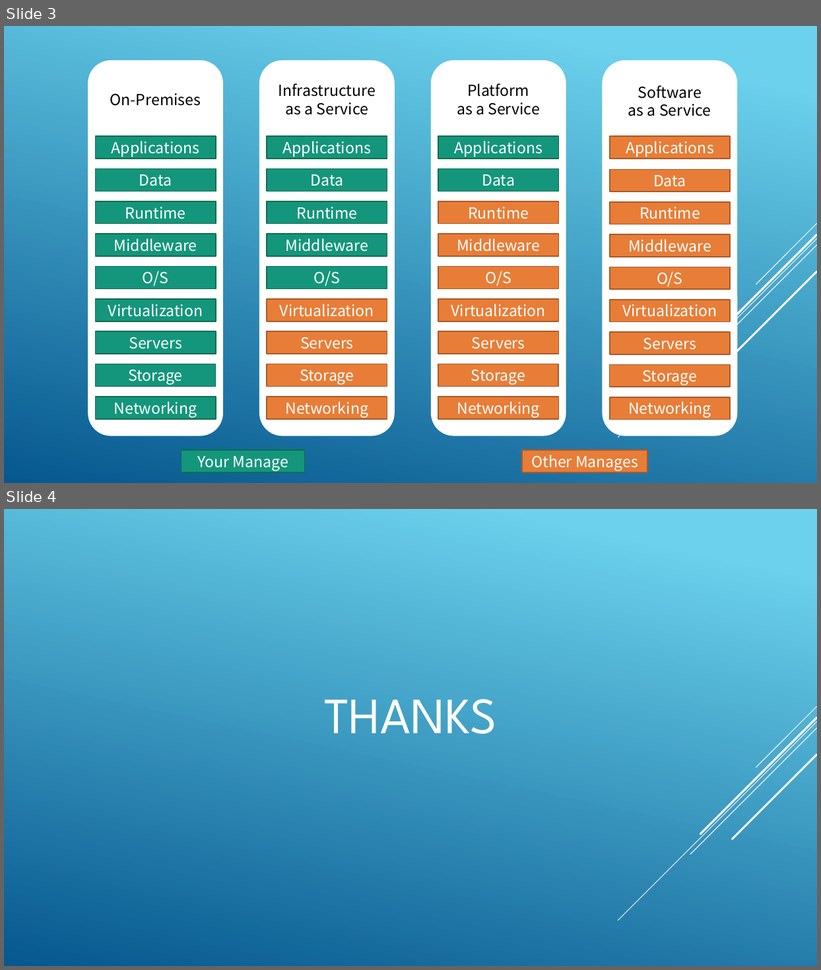
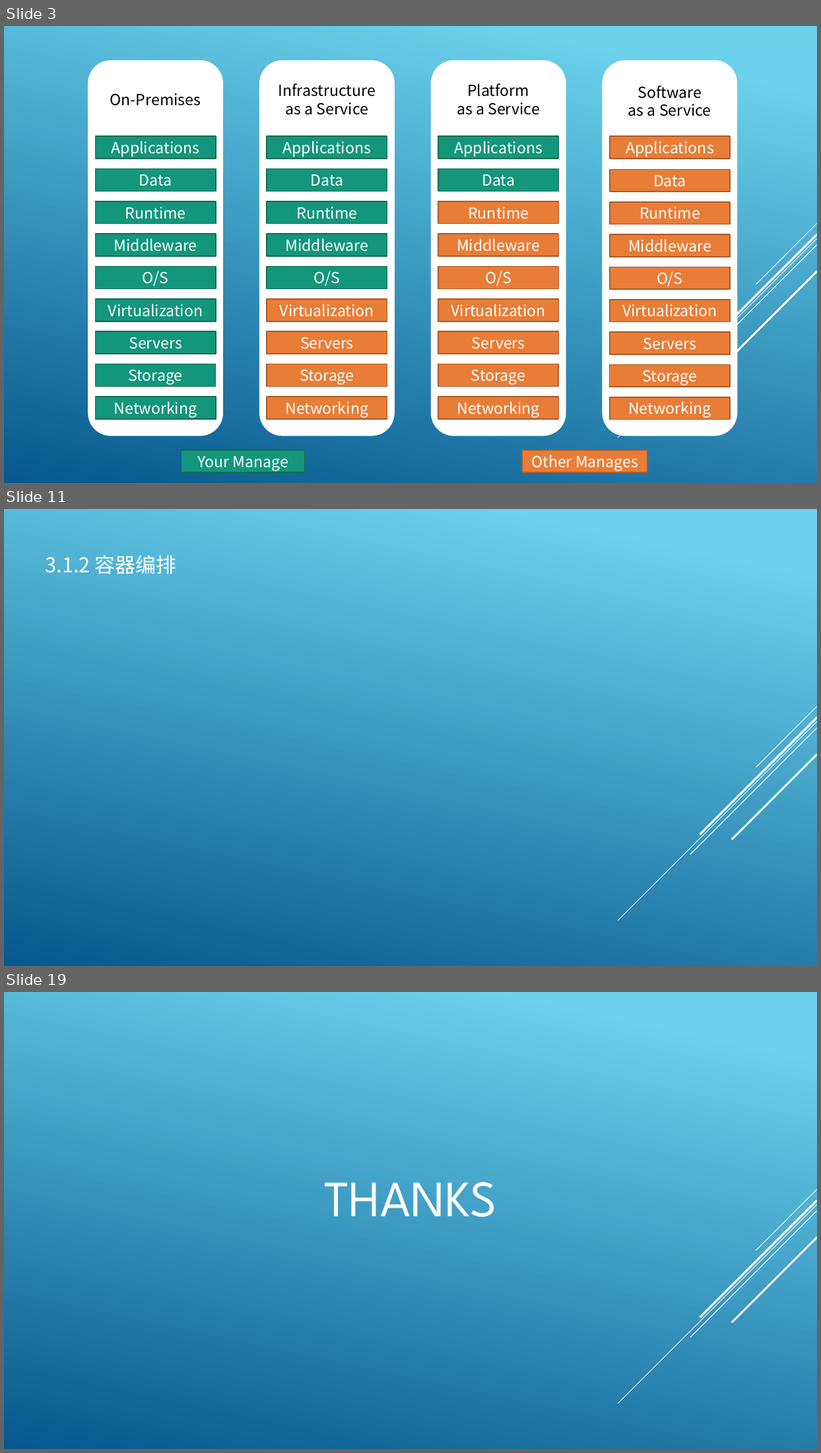
Before and after one commit to tank520/MyNote, a slide deck: 02 软件开发/04 框架/99 架构/云原生技术架构.pptx. Shown one above the other, each under a label of ours: slides 3 and 4 before the commit, slides 3, 11 and 19 after it; the slides between them are not shown. The pictures are 821x970 and 821x1453 pixels, drawn with LibreOffice and Linux fonts; fonts in the diff are those of the drawing. Boxes give left, top, right and bottom in pixels: in the first picture for what was removed or moved away, otherwise in the second. Text is boxed around its words. In the diff, an @@ line names an element or a change of style, - is before the commit and + after.

```diff
--- a/02 软件开发/04 框架/99 架构/云原生技术架构.pptx
+++ b/02 软件开发/04 框架/99 架构/云原生技术架构.pptx
@@ slide 11 added at (4,509,817,966), background gradient #6ED2EB to #06588E; not listed: 5 template elements that a slide beside it also shows @@
@@ text added at (45,555,176,574), 24 pt, text #FFFFFF @@
+3.1.2 容器编排
@@ what was slide 4 is now slide 19 @@
```
Also in this commit, not shown: 2 slides changed, 14 other slides added.
